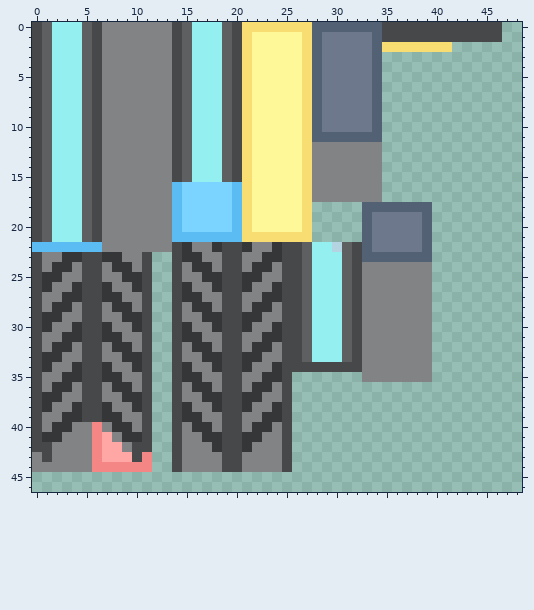
One commit to this pixel-art sprite: assets/minecraft/textures/spaceship/structure/sas_inner_bottom.png. The picture above was drawn from the file before the commit.
The file is 64x64 pixels. Shown: x 0..48, y 0..46.
The result:
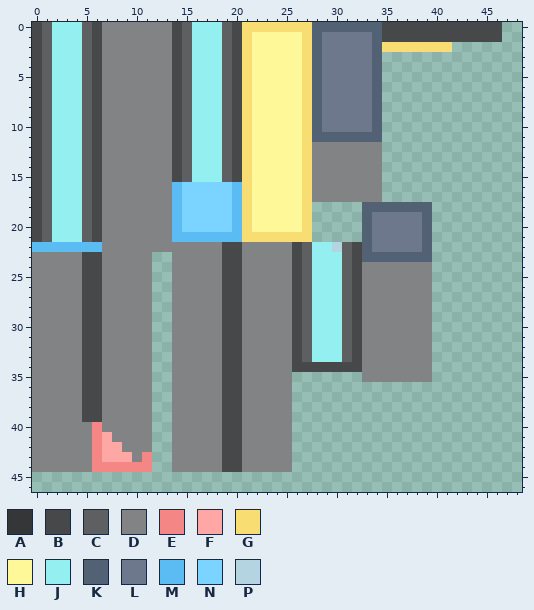
Palette (. is transparent): A #353637  B #464849  C #5d5f60  D #828384  E #f48686  F #ffa7a4  G #f8dd72  H #fff899  J #94eff1  K #536174  L #6e788c  M #5bbcf4  N #7bd4ff  P #b4d4e1
From old to new:
Changed rows in their new state; - is an unchanged pixel.
first column x 0:
22 --------------DD--D--D--DD
23 D--DD--DD--D--DDD------DDD
24 D-DD----DD-D--D-DD----DD-D
25 DDD------DDD--D--DD--DD--D
26 DD--D--D--DD--DD--D--D--DD
27 D--DD--DD--D--DDD------DDD
28 D-DD----DD-D--D-DD----DD-D
29 DDD------DDD--D--DD--DD--D
30 DD--D--D--DD--DD--D--D--DD
31 D--DD--DD--D--DDD------DDD
32 D-DD----DD-D--D-DD----DD-D
33 DDD------DDD--D--DD--DD--D
34 DD--D--D--DD--DD--D--D--DD
35 D--DD--DD--D--DDD------DDD
36 D-DD----DD-D--D-DD----DD-D
37 DDD------DDD--D--DD--DD--D
38 DD--D--D--DD--DD--D--D--DD
39 D--DD--DD--D--DDD------DDD
40 D-DD----DD-D--D-DD----DD-D
41 DDD------DDD--D--DD--DD--D
42 DD--------DD--D---D--D---D
43 -D--------D---D----------D
44 --------------D----------D
Changed places in both pictures, as pixel boxes (x1, y1, x2, y2):
changed: (32, 242, 292, 472)
